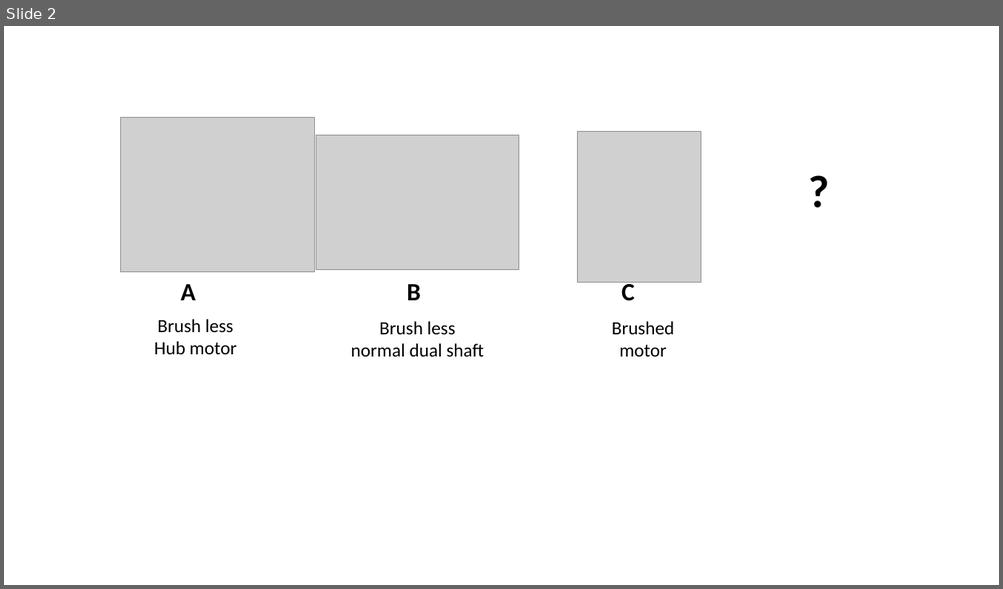
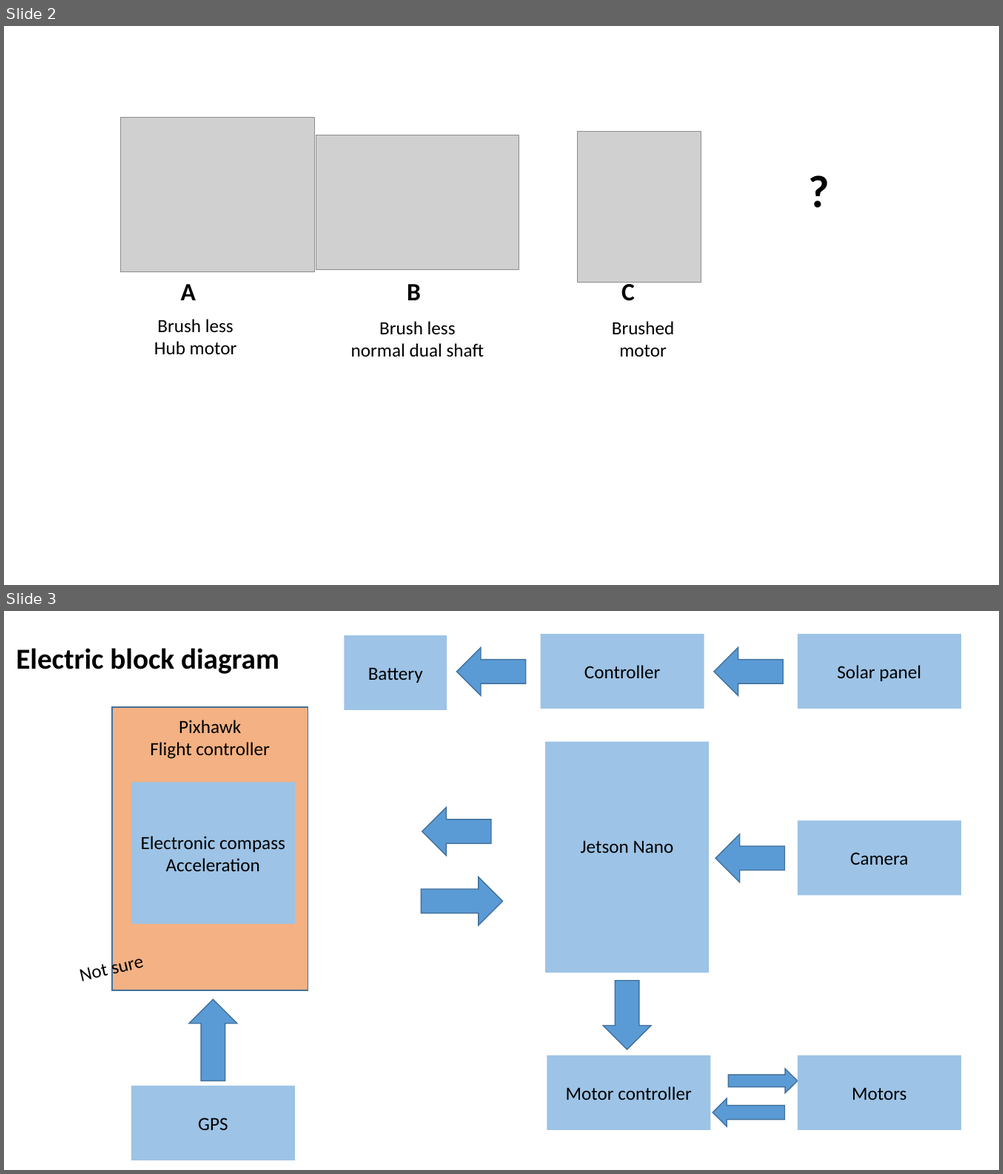
Before and after one commit to steger123/Lawn-mower-robot, a slide deck: Concepts/Concept desings_ppt version 97-2003.ppt. Shown one above the other, each under a label of ours: slide 2 before the commit, slides 2 and 3 after it. The pictures are 1003x589 and 1003x1174 pixels, drawn with LibreOffice and Linux fonts; fonts in the diff are those of the drawing; grey boxes stand for pictures. Boxes give left, top, right and bottom in pixels: in the first picture for what was removed or moved away, otherwise in the second. Text is boxed around its words. In the diff, an @@ line names an element or a change of style, - is before the commit and + after.

```diff
--- a/Concepts/Concept desings_ppt version 97-2003.ppt
+++ b/Concepts/Concept desings_ppt version 97-2003.ppt
@@ slide 3 added at bbox=[4, 611, 999, 1170], background #FFFFFF @@
@@ text added at bbox=[16, 648, 279, 674], 28 pt, text #000000, bold @@
+Electric block diagram
@@ rectangle added at bbox=[344, 635, 447, 710], fill #9DC3E6, 18 pt, text #000000 @@
+Battery
@@ right arrow added at bbox=[457, 647, 526, 696], fill #5B9BD5, outline #41719C 0.99 pt @@
@@ rectangle added at bbox=[540, 634, 703, 709], fill #9DC3E6, 18 pt, text #000000 @@
+Controller
@@ right arrow added at bbox=[714, 647, 783, 696], fill #5B9BD5, outline #41719C 0.99 pt @@
@@ rectangle added at bbox=[797, 634, 960, 709], fill #9DC3E6, 18 pt, text #000000 @@
+Solar panel
@@ rectangle added at bbox=[112, 707, 308, 991], fill #F4B183, outline #41719C 0.99 pt, 18 pt, text #000000 @@
+Pixhawk
+Flight controller
@@ rectangle added at bbox=[544, 741, 708, 973], fill #9DC3E6, 18 pt, text #000000 @@
+Jetson Nano
@@ rectangle added at bbox=[131, 783, 294, 924], fill #9DC3E6, 18 pt, text #000000 @@
+Electronic compass
+Acceleration
@@ right arrow added at bbox=[421, 808, 491, 856], fill #5B9BD5, outline #41719C 0.99 pt @@
@@ rectangle added at bbox=[797, 820, 960, 895], fill #9DC3E6, 18 pt, text #000000 @@
+Camera
@@ right arrow added at bbox=[715, 834, 785, 883], fill #5B9BD5, outline #41719C 0.99 pt @@
@@ right arrow added at bbox=[421, 877, 502, 925], fill #5B9BD5, outline #41719C 0.99 pt @@
@@ text added at bbox=[81, 964, 108, 982], 18 pt, text #000000 @@
+Not sure
@@ right arrow added at bbox=[603, 981, 652, 1050], fill #5B9BD5, outline #41719C 0.99 pt @@
@@ right arrow added at bbox=[189, 999, 237, 1081], fill #5B9BD5, outline #41719C 0.99 pt @@
@@ rectangle added at bbox=[546, 1055, 710, 1130], fill #9DC3E6, 18 pt, text #000000 @@
+Motor controller
@@ right arrow added at bbox=[728, 1069, 797, 1093], fill #5B9BD5, outline #41719C 0.99 pt @@
@@ rectangle added at bbox=[797, 1055, 960, 1130], fill #9DC3E6, 18 pt, text #000000 @@
+Motors
@@ rectangle added at bbox=[131, 1086, 294, 1161], fill #9DC3E6, 18 pt, text #000000 @@
+GPS
@@ right arrow added at bbox=[712, 1099, 784, 1127], fill #5B9BD5, outline #41719C 0.99 pt @@
```
Also in this commit, not shown: 1 slide changed, 10 other files.
